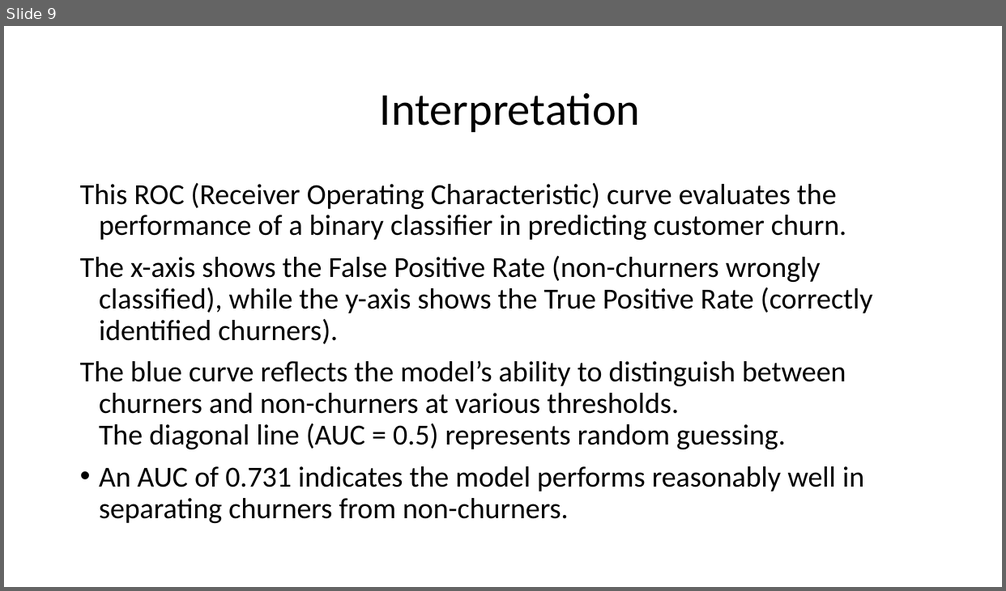
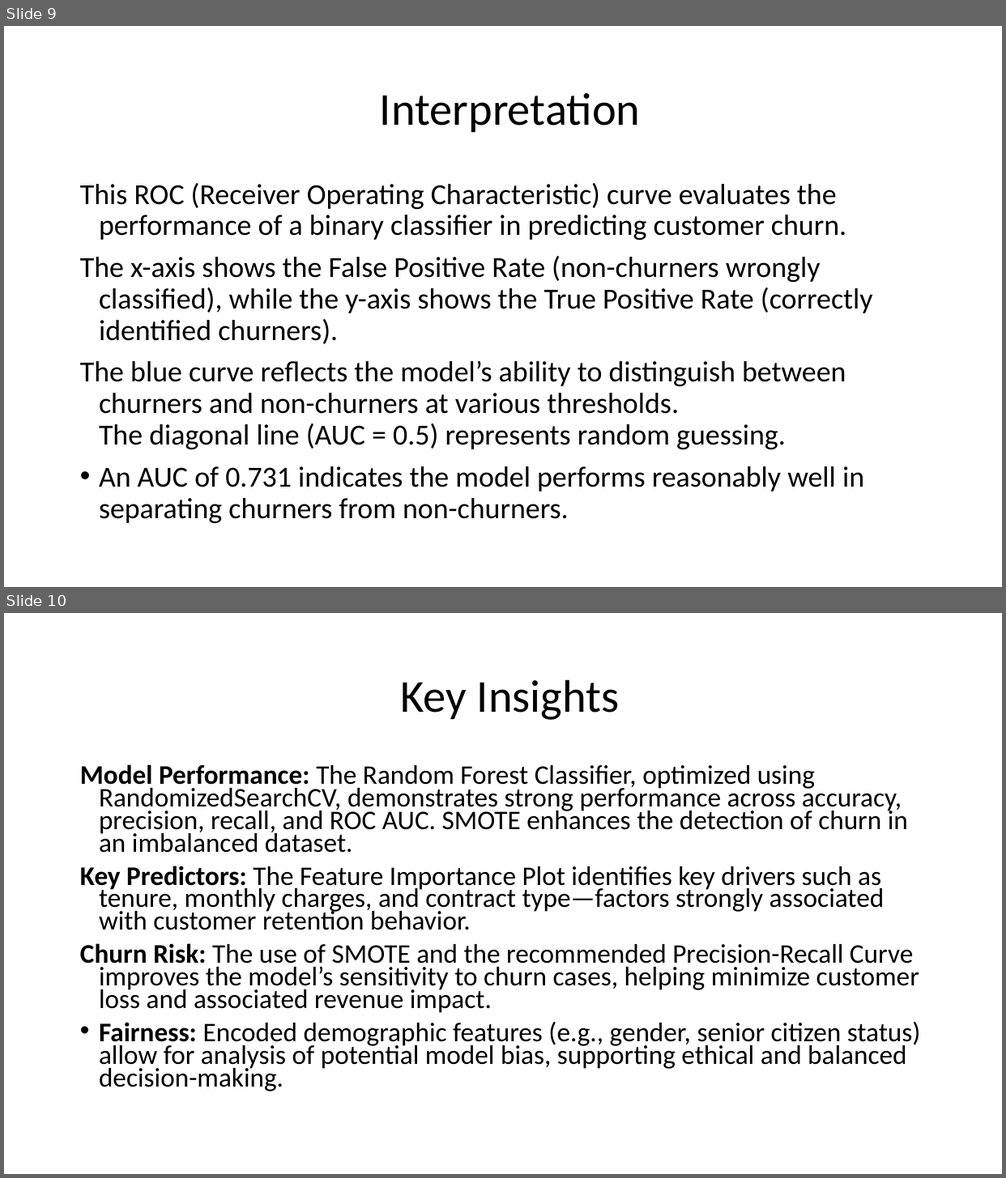
Before and after one commit to KabiraKabira7/customer_churn_modelling_phase_3_project, a slide deck: presentation.pdf.pptx. Shown one above the other, each under a label of ours: slide 9 before the commit, slides 9 and 10 after it. The pictures are 1006x591 and 1006x1178 pixels, drawn with LibreOffice and Linux fonts; fonts in the diff are those of the drawing. Boxes give left, top, right and bottom in pixels: in the first picture for what was removed or moved away, otherwise in the second. Text is boxed around its words. In the diff, an @@ line names an element or a change of style, - is before the commit and + after.

Commit message:
updates

```diff
--- a/presentation.pdf.pptx
+++ b/presentation.pdf.pptx
@@ slide 10 added at (4, 613, 1002, 1174), background #FFFFFF @@
@@ title added at (400, 679, 620, 720), 44 pt, text #000000 @@
+Key Insights
@@ text added at (80, 764, 921, 1092), 25.9 pt, text #000000 @@
+Model Performance: The Random Forest Classifier, optimized using RandomizedSearchCV, demonstrates strong performance across accuracy, precision, recall, and ROC AUC. SMOTE enhances the detection of churn in an imbalanced dataset.
+Key Predictors: The Feature Importance Plot identifies key drivers such as tenure, monthly charges, and contract type—factors strongly associated with customer retention behavior.
+Churn Risk: The use of SMOTE and the recommended Precision-Recall Curve improves the model’s sensitivity to churn cases, helping minimize customer loss and associated revenue impact.
+• Fairness: Encoded demographic features (e.g., gender, senior citizen status) allow for analysis of potential model bias, supporting ethical and balanced decision-making.
```
